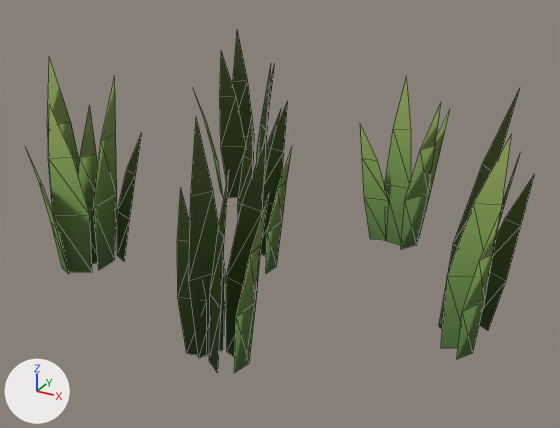
The Blender file TunaSweeper/SourceArt/Environment/ForestScatter/ForestLawnGrass.blend, before and after one commit.
Both versions are drawn from a camera (50 mm lens) standing at (0.714, -1.325, 0.787) and looking at (0.015, -0.053, 0.151). The lights are fixed; the arrows at lower left show +X, +Y and +Z. The older version comes first. Mesh edges are drawn as thin lines.

The first picture shows 'SM_ForestLawnGrass_LOD0'.
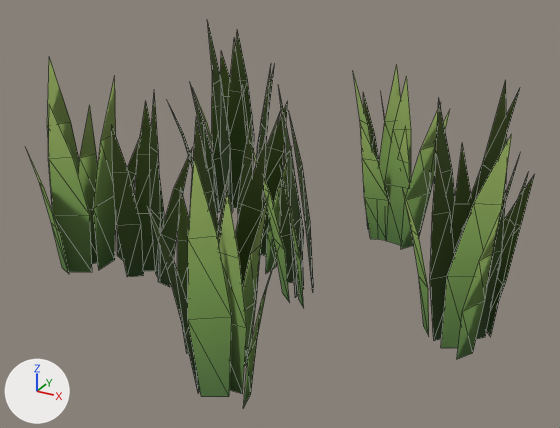
Boxes [x1, y1, x2, y2] around the edits, measured in the pictures (560 x 428 px):
```json
{"object": "SM_ForestLawnGrass_LOD0", "change": "reshaped", "before": [27, 29, 535, 373], "after": [27, 20, 535, 408], "on screen": "13% taller"}
{"part": 1, "of": "me_sm_forestlawngrass_lod0", "change": "added", "after": [243, 256, 277, 408]}
{"part": 2, "of": "me_sm_forestlawngrass_lod0", "change": "added", "after": [403, 80, 528, 341], "on screen": "green"}
{"part": 3, "of": "me_sm_forestlawngrass_lod0", "change": "added", "after": [112, 66, 410, 308], "on screen": "green"}
{"part": 4, "of": "me_sm_forestlawngrass_lod0", "change": "added", "after": [167, 20, 248, 213], "on screen": "green"}
{"part": 5, "of": "me_sm_forestlawngrass_lod0", "change": "added", "after": [148, 159, 247, 397], "on screen": "green"}
```

Edits to the scene script, one JSON object a line:
```json
{"block": "me_sm_forestlawngrass_lod0", "where": "# used by ob_sm_forestlawngrass_lod0; parent = ob_sm_forestlawngrass; location = (0.0, 0.0, 0.0)"}
{"op": "remove", "block": "me_sm_forestlawngrass_lod0", "code": "me_sm_forestlawngrass_lod0.from_pydata(...)  # 217 vertices, 155 faces; spans x -0.459..0.48, y -0.379..0.445, z -0.018..0.469"}
{"op": "add", "block": "me_sm_forestlawngrass_lod0", "code": "me_sm_forestlawngrass_lod0.from_pydata(...)  # 434 vertices, 310 faces; spans x -0.459..0.48, y -0.481..0.445, z -0.018..0.469"}
{"block": "me_sm_forestlawngrass_lod0", "change": "me_sm_forestlawngrass_lod0 part 1: the loose piece of 7 vertices spanning x 0.041..0.115, y -0.331..-0.254, z -0.018..0.388 is copied, and the copy is multiplied about its middle by the matrix ((0.371, 0.647, 0.013), (-0.647, 0.371, -0.011), (-0.016, -0.006, 0.746)), then moved by (0.102, -0.125, -0.052); it spans x 0.151..0.216, y -0.452..-0.394, z -0.018..0.283"}
{"block": "me_sm_forestlawngrass_lod0", "change": "me_sm_forestlawngrass_lod0 part 2"}
{"block": "me_sm_forestlawngrass_lod0", "change": "49 vertices are added at x 0.285..0.473, y -0.1..0.044, z -0.018..0.464"}
{"block": "me_sm_forestlawngrass_lod0", "change": "35 new faces join them"}
{"block": "me_sm_forestlawngrass_lod0", "change": "me_sm_forestlawngrass_lod0 part 3"}
{"block": "me_sm_forestlawngrass_lod0", "change": "98 vertices are added at x -0.333..0.181, y -0.175..0.344, z -0.018..0.429"}
{"block": "me_sm_forestlawngrass_lod0", "change": "70 new faces join them"}
{"block": "me_sm_forestlawngrass_lod0", "change": "me_sm_forestlawngrass_lod0 part 4"}
{"block": "me_sm_forestlawngrass_lod0", "change": "42 vertices are added at x -0.417..-0.258, y 0.16..0.34, z -0.018..0.469"}
{"block": "me_sm_forestlawngrass_lod0", "change": "30 new faces join them"}
{"block": "me_sm_forestlawngrass_lod0", "change": "me_sm_forestlawngrass_lod0 part 5"}
{"block": "me_sm_forestlawngrass_lod0", "change": "21 vertices are added at x 0.023..0.155, y -0.481..-0.408, z -0.018..0.42"}
{"block": "me_sm_forestlawngrass_lod0", "change": "15 new faces join them"}
```
